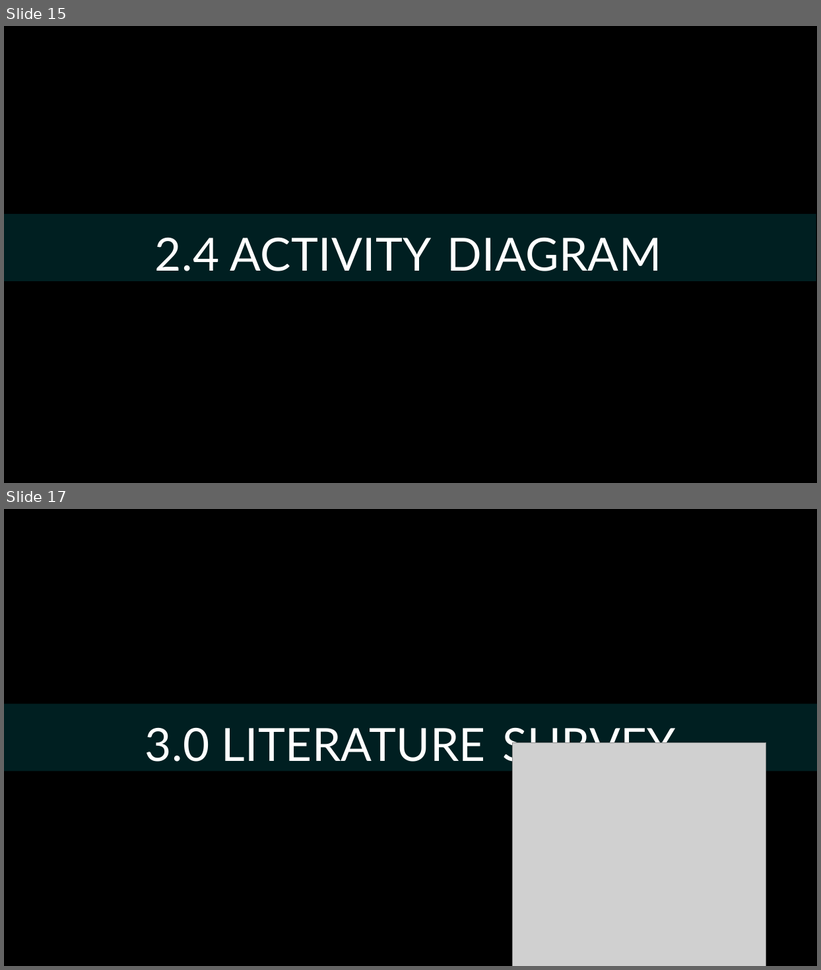
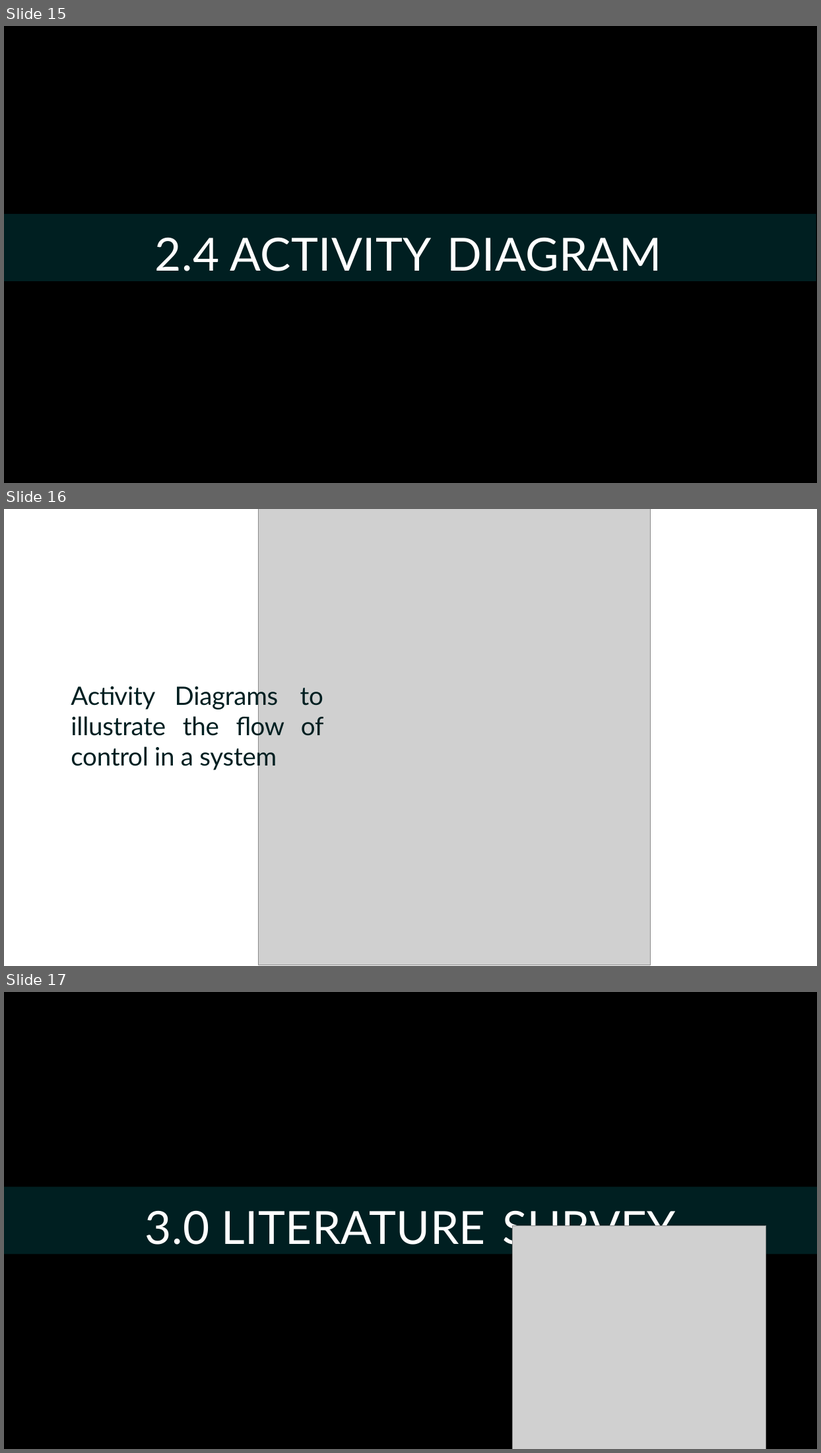
Before and after one commit to NadakuditiTarunBalaji/test-1, a slide deck: REVIEW_2.pptx. Shown one above the other, each under a label of ours: slides 15 and 17 before the commit, slides 15, 16 and 17 after it; the slides between them are not shown. The pictures are 821x970 and 821x1453 pixels, drawn with LibreOffice and Linux fonts; fonts in the diff are those of the drawing; grey boxes stand for pictures. Boxes give left, top, right and bottom in pixels: in the first picture for what was removed or moved away, otherwise in the second. Text is boxed around its words. In the diff, an @@ line names an element or a change of style, - is before the commit and + after.

```diff
--- a/REVIEW_2.pptx
+++ b/REVIEW_2.pptx
@@ slide 16 added at (x1=4, y1=509, x2=817, y2=966), background #FFFFFF @@
@@ picture added at (x1=258, y1=509, x2=651, y2=965) @@
@@ text added at (x1=71, y1=683, x2=324, y2=771), 30 pt, text #001F21 @@
+Activity Diagrams to illustrate the flow of control in a system
```
Also in this commit, not shown: 4 slides changed, 2 other slides added, 3 slides removed.
